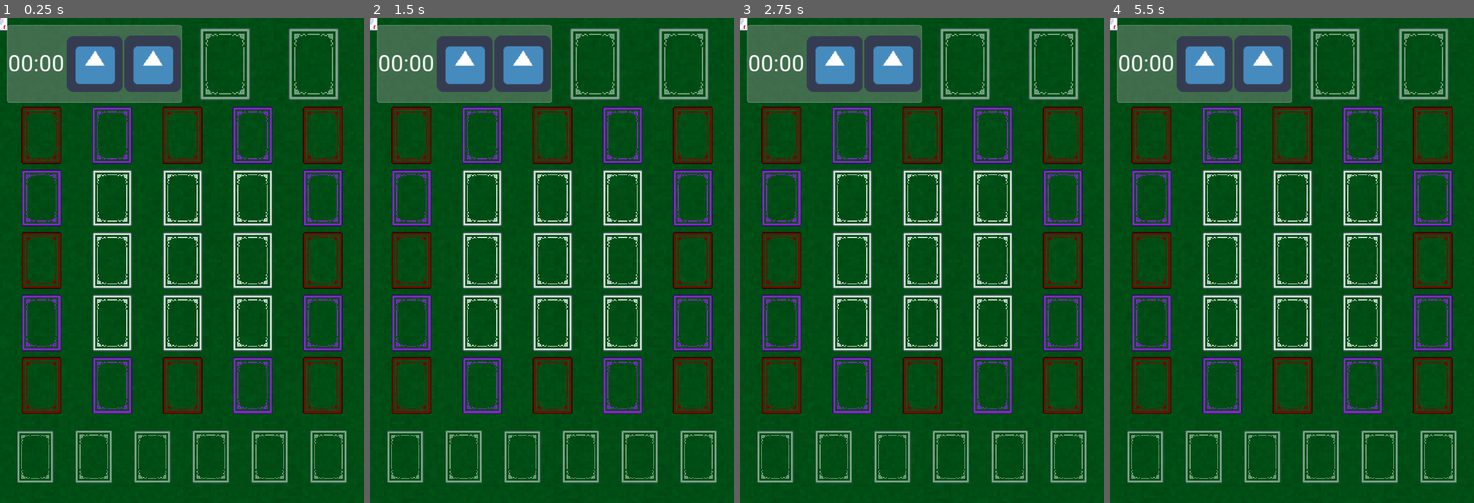
Above: before the commit, frames 1-4 (left to right).
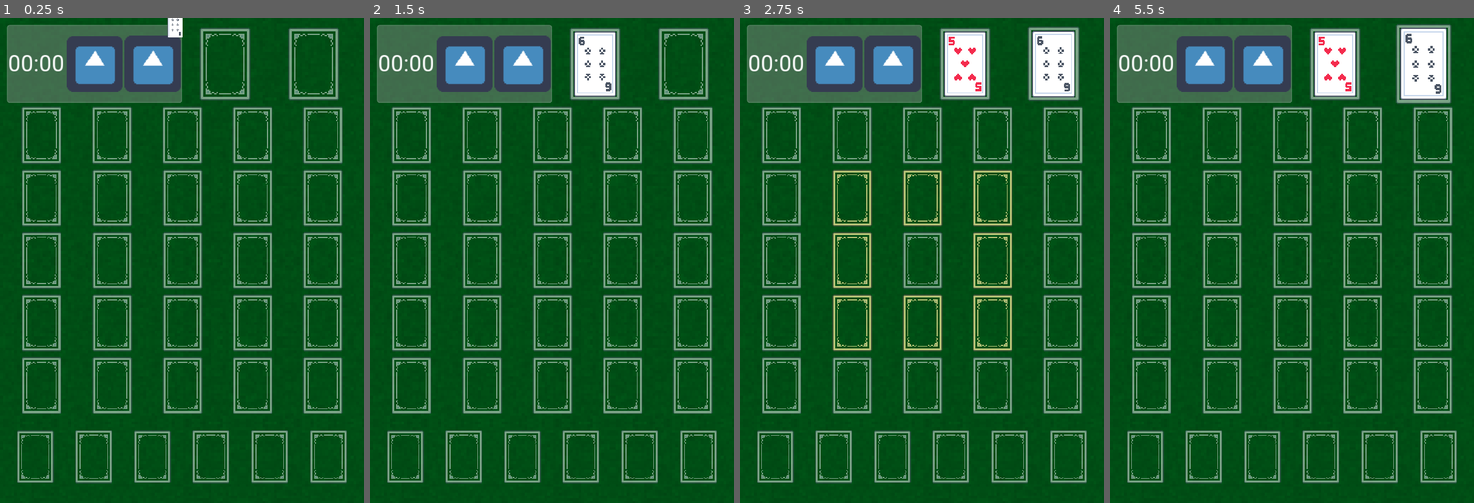
Above: after the commit, the same moments.

Repository: ExplosiveEggshells/godot-gridcannon
Game: Godot game, scene res://scenes/Game.tscn
The game is run twice, just before and just after one commit, with the same random seed, the same clock (stepped at 60 frames per second) and the same inputs. The engine's default icon, where the game draws it, is replaced by a stand-in: a white triangle on a blue panel in a dark square.
Inputs (mouse positions are in pixels of both pictures, inside the frame that each line leads up to):
- Up to frame 1 (0.25 s): no input
- Up to frame 2 (1.5 s): click (464, 61) at 0.5 s; click (522, 61) at 1.25 s
- Up to frame 3 (2.75 s): click (965, 61) at 2.02 s
- Up to frame 4 (5.5 s): click (1423, 61) at 2.77 s; click (1150, 134) at 3.5 s; click (1222, 134) at 4.25 s; click (1292, 134) at 5 s

The runs differ from the first frame. In frame 1, 10% of the frame differs, in the area x 0-95%, y 0-82%; in frame 2, 11%; in frame 3, 13%; in frame 4, 14%.
Error before the commit: Invalid get index 'values' (on base: 'Dictionary'). Did you mean '.values()' or funcref(obj, "values") ? (res://scripts/GameManager.gd:30)

Commit message:
finished setup state

Diff:
--- a/scenes/Card.tscn
+++ b/scenes/Card.tscn
@@ -3,8 +3,8 @@
 [ext_resource path="res://assets/sprites/cards/card_1_1.png" type="Texture" id=1]
 [ext_resource path="res://scripts/Card.gd" type="Script" id=2]
 
-[sub_resource type="CircleShape2D" id=1]
-radius = 35.0143
+[sub_resource type="CapsuleShape2D" id=1]
+radius = 18.0
 
 [node name="Card" type="Position2D"]
 script = ExtResource( 2 )
--- a/scenes/DeckFrame.tscn
+++ b/scenes/DeckFrame.tscn
@@ -1,17 +1,102 @@
-[gd_scene load_steps=5 format=2]
+[gd_scene load_steps=8 format=2]
 
 [ext_resource path="res://scripts/DeckFrame.gd" type="Script" id=1]
 [ext_resource path="res://assets/sprites/cards/card_back_frame.png" type="Texture" id=2]
 [ext_resource path="res://scenes/VirtualDeck.tscn" type="PackedScene" id=3]
 
 [sub_resource type="CircleShape2D" id=1]
-radius = 83.006
+radius = 41.5266
+
+[sub_resource type="Animation" id=2]
+length = 0.001
+tracks/0/type = "value"
+tracks/0/path = NodePath(".:rect_scale")
+tracks/0/interp = 1
+tracks/0/loop_wrap = true
+tracks/0/imported = false
+tracks/0/enabled = true
+tracks/0/keys = {
+"times": PoolRealArray( 0 ),
+"transitions": PoolRealArray( 1 ),
+"update": 0,
+"values": [ Vector2( 1, 1 ) ]
+}
+tracks/1/type = "value"
+tracks/1/path = NodePath(".:modulate")
+tracks/1/interp = 1
+tracks/1/loop_wrap = true
+tracks/1/imported = false
+tracks/1/enabled = true
+tracks/1/keys = {
+"times": PoolRealArray( 0 ),
+"transitions": PoolRealArray( 1 ),
+"update": 0,
+"values": [ Color( 1, 1, 1, 0.482353 ) ]
+}
+tracks/2/type = "value"
+tracks/2/path = NodePath("VirtualDeck:scale")
+tracks/2/interp = 1
+tracks/2/loop_wrap = true
+tracks/2/imported = false
+tracks/2/enabled = false
+tracks/2/keys = {
+"times": PoolRealArray( 0 ),
+"transitions": PoolRealArray( 1 ),
+"update": 0,
+"values": [ Vector2( 1, 1 ) ]
+}
+
+[sub_resource type="Animation" id=3]
+resource_name = "drawable"
+length = 2.0
+loop = true
+tracks/0/type = "value"
+tracks/0/path = NodePath(".:rect_scale")
+tracks/0/interp = 2
+tracks/0/loop_wrap = true
+tracks/0/imported = false
+tracks/0/enabled = true
+tracks/0/keys = {
+"times": PoolRealArray( 0, 1, 2 ),
+"transitions": PoolRealArray( 1, 1, 1 ),
+"update": 0,
+"values": [ Vector2( 1, 1 ), Vector2( 1.1, 1.1 ), Vector2( 1, 1 ) ]
+}
+tracks/1/type = "value"
+tracks/1/path = NodePath("VirtualDeck:scale")
+tracks/1/interp = 1
+tracks/1/loop_wrap = true
+tracks/1/imported = false
+tracks/1/enabled = false
+tracks/1/keys = {
+"times": PoolRealArray( 0, 1, 2 ),
+"transitions": PoolRealArray( 1, 1, 1 ),
+"update": 0,
+"values": [ Vector2( 1, 1 ), Vector2( 0.9, 0.9 ), Vector2( 1, 1 ) ]
+}
+
+[sub_resource type="Animation" id=4]
+resource_name = "receptible"
+loop = true
+tracks/0/type = "value"
+tracks/0/path = NodePath(".:modulate")
+tracks/0/interp = 2
+tracks/0/loop_wrap = false
+tracks/0/imported = false
+tracks/0/enabled = true
+tracks/0/keys = {
+"times": PoolRealArray( 0, 0.5, 1 ),
+"transitions": PoolRealArray( 1, 1, 1 ),
+"update": 0,
+"values": [ Color( 1, 1, 1, 0.482353 ), Color( 1, 0.870588, 0.168627, 1 ), Color( 1, 1, 1, 0.482353 ) ]
+}
 
 [node name="DeckFrame" type="TextureButton"]
 modulate = Color( 1, 1, 1, 0.482353 )
 margin_right = 64.0
 margin_bottom = 128.0
 rect_min_size = Vector2( 64, 64 )
+rect_pivot_offset = Vector2( 32, 64 )
 size_flags_horizontal = 7
 size_flags_vertical = 7
 texture_normal = ExtResource( 2 )
@@ -23,6 +108,7 @@
 [node name="RepivotTimer" type="Timer" parent="."]
 
 [node name="VirtualDeck" parent="." instance=ExtResource( 3 )]
+base_z_index = 55
 
 [node name="DropArea" type="Area2D" parent="."]
 collision_layer = 512
@@ -34,3 +120,7 @@
 shape = SubResource( 1 )
 
 [node name="AnimationPlayer" type="AnimationPlayer" parent="."]
+autoplay = "RESET"
+anims/RESET = SubResource( 2 )
+anims/drawable = SubResource( 3 )
+anims/receptible = SubResource( 4 )
--- a/scenes/Game.tscn
+++ b/scenes/Game.tscn
@@ -1,9 +1,8 @@
-[gd_scene load_steps=10 format=2]
+[gd_scene load_steps=9 format=2]
 
 [ext_resource path="res://assets/sprites/felt_bg.jpg" type="Texture" id=1]
 [ext_resource path="res://scripts/Game.gd" type="Script" id=2]
 [ext_resource path="res://scenes/DeckFrame.tscn" type="PackedScene" id=3]
-[ext_resource path="res://scenes/VirtualDeck.tscn" type="PackedScene" id=4]
 [ext_resource path="res://resources/Roboto.tres" type="DynamicFont" id=5]
 [ext_resource path="res://resources/ThemeDefault.tres" type="Theme" id=6]
 [ext_resource path="res://icon.png" type="Texture" id=7]
@@ -202,6 +201,3 @@
 deck_name = "ploy_5_2"
 initial_deck_type = 3
 auto_register = true
-
-[node name="VirtualDeck" parent="." instance=ExtResource( 4 )]
-position = Vector2( 582, 311 )
--- a/scenes/GameManager.tscn
+++ b/scenes/GameManager.tscn
@@ -1,8 +1,9 @@
-[gd_scene load_steps=4 format=2]
+[gd_scene load_steps=5 format=2]
 
 [ext_resource path="res://scripts/GameManager.gd" type="Script" id=1]
 [ext_resource path="res://scripts/GameState/InitState.gd" type="Script" id=2]
 [ext_resource path="res://scripts/GameState/SetupState.gd" type="Script" id=3]
+[ext_resource path="res://scripts/GameState/SetupRoyalsState.gd" type="Script" id=4]
 
 [node name="GameManager" type="Node"]
 script = ExtResource( 1 )
@@ -17,3 +18,12 @@
 [node name="FirstDrawTimer" type="Timer" parent="Setup"]
 wait_time = 2.0
 one_shot = true
+
+[node name="DrawPauseTimer" type="Timer" parent="Setup"]
+wait_time = 0.5
+
+[node name="SetupRoyals" type="Node" parent="."]
+script = ExtResource( 4 )
+
+[node name="MoveRoyalsTimer" type="Timer" parent="SetupRoyals"]
+one_shot = true
--- a/scripts/Card.gd
+++ b/scripts/Card.gd
@@ -16,7 +16,7 @@
 
 var assigned_vdeck = null
 var deck_scanner_area = null
-var card_type : CardType
+var card_type
 
 
 func _ready():
@@ -30,6 +30,7 @@
 			desired_scale = assigned_vdeck.global_scale
 	else:
 		desired_position = get_viewport().get_mouse_position()
+		card_sprite.z_index = 60
 		if (!Input.is_action_pressed("pointer_select")):
 			end_mouse_follow()
 
@@ -67,3 +68,4 @@
 
 	if (closest_receptible_deck != null):
 		GameManager.move_card_to_deck(self, closest_receptible_deck)
+		GameManager._relay_card_placement(self, closest_receptible_deck)
--- a/scripts/DeckFrame.gd
+++ b/scripts/DeckFrame.gd
@@ -32,7 +32,7 @@
 	# Change the scale of the virtual deck to match the UI Scaling of the deck frame.
 	# Cards in the vdeck will read its scale and adjust themselves accordingly.
 	var resized_scale = Vector2(rect_size.x / default_size.x, rect_size.y / default_size.y)
-	virtual_deck.global_scale = resized_scale
+	virtual_deck.scale = resized_scale
 
 func assign_deck_type() -> void:
 	match initial_deck_type:
--- a/scripts/DeckGridContainer.gd
+++ b/scripts/DeckGridContainer.gd
@@ -33,5 +33,9 @@
 			next_deck.name = deck_name
 			next_deck.deck_name = deck_name
 			next_deck.virtual_deck.deck_type = deck_type
+			next_deck.virtual_deck.grid_x = x
+			next_deck.virtual_deck.grid_y = y
+
 			GameManager.grid_decks[y].append(next_deck.virtual_deck)
+			GameManager.deck_dict[deck_name] = next_deck.virtual_deck
 			next_deck.UpdatePivot()
--- a/scripts/Game.gd
+++ b/scripts/Game.gd
@@ -29,7 +29,6 @@
 
 		GameManager.card_dict[card_ID] = next_card
 
-
 		value += 1
 		if (value > 13):
 			value = 1
--- a/scripts/GameManager.gd
+++ b/scripts/GameManager.gd
@@ -11,6 +11,13 @@
 
 var deck_container = null
 var game_root = null
+var main_deck = null
+
+var rng : RandomNumberGenerator
+
+func _ready():
+	rng = RandomNumberGenerator.new()
+	rng.randomize()
 
 # Registers the card to a new deck, changing it's desired position and potentially
 # deregistering it from the previous deck if applicable.
@@ -26,11 +33,23 @@
 
 	move_card_to_deck(popped_card, target_deck)
 
+func draw_all_cards_from_deck_to_deck(source_deck, target_deck) -> void:
+	while(!source_deck.card_stack.empty()):
+		draw_card_from_deck_to_deck(source_deck, target_deck)
+
+func get_decks_of_type(type) -> Array:
+	var decks = []
+	for y in 5:
+		for x in 5:
+			if (grid_decks[x][y].deck_type == type):
+				decks.append(grid_decks[x][y])
+
+	return decks
+
 func clear_draw_receive_flags() -> void:
-	for deck in deck_dict.values:
-		deck.receptible = false
-		deck.drawable = false
-
+	for deck in deck_dict.values():
+		deck.set_receptible(false)
+		deck.set_drawable(false)
 
 func _relay_card_placement(var card, var vdeck) -> void:
 	emit_signal("card_placed", card, vdeck)
--- a/scripts/GameState/InitState.gd
+++ b/scripts/GameState/InitState.gd
@@ -2,6 +2,7 @@
 
 func update(_delta: float) -> void:
 	if (check_essential_references()):
+		GameManager.main_deck = GameManager.deck_dict["main_deck"]
 		GameManager.transition_to("Setup")
 
 func check_essential_references() -> bool:
--- /dev/null
+++ b/scripts/GameState/SetupRoyalsState.gd
@@ -0,0 +1,48 @@
+extends GameState
+
+var next_card_deck
+
+func _on_card_placed(card, deck) -> void:
+	pass
+
+func handle_input(_event: InputEvent) -> void:
+	pass
+
+func update(_delta: float) -> void:
+	pass
+
+func physics_update(_delta: float) -> void:
+	pass
+
+func enter(_parms := {}) -> void:
+	next_card_deck = GameManager.deck_dict["next_card"]
+
+	$MoveRoyalsTimer.start()
+	yield($MoveRoyalsTimer, "timeout")
+
+	var middle_deck = GameManager.grid_decks[2][2]
+	var main_deck = GameManager.deck_dict["next_card"]
+	GameManager.draw_all_cards_from_deck_to_deck(middle_deck, main_deck)
+
+func prepare_next_royal() -> void:
+	if (next_card_deck.card_stack.empty()):
+		GameManager.transition_to("Round")
+		return
+
+	var next_royal = next_card_deck.top_card()
+
+func get_most_similar_deck(royal_card):
+	var number_decks = GameManager.get_decks_of_type(DeckType.GRID_NUMBER)
+	var max_per_suit = [0, 0, 0, 0]
+	var max_per_suit_cards = [0, 0, 0, 0]
+	var greatest_in_similar_suit = null
+	for card in number_decks:
+		if (card.suit == royal_card.suit):
+			if (greatest_in_similar_suit == null || greatest_in_similar_suit.value < card.value):
+				greatest_in_similar_suit = card
+		elif (card.value > max_per_suit[card.suit-1]):
+			max_per_suit[card.suit-1] = card.value
+			max_per_suit_cards[card.suit-1] = card
+
+	if (greatest_in_similar_suit != null):
+		return greatest_in_similar_suit
--- a/scripts/GameState/SetupState.gd
+++ b/scripts/GameState/SetupState.gd
@@ -1,24 +1,78 @@
 extends GameState
 
+var draw_pause_timer
+var grid_decks_placed = 0
+
 func _ready():
-	$FirstDrawTimer.connect("timeout", self, "draw_first_card")
+	draw_pause_timer = $DrawPauseTimer
+	draw_pause_timer.one_shot = false
 
-	GameManager.connect("_relay_card_placement", self, "_on_card_placed")
+	$FirstDrawTimer.connect("timeout", self, "draw_card")
+#	GameManager.connect("card_placed", self, "_on_card_placed")
 
 func enter(_parms := {}) -> void:
+	var main_deck = GameManager.main_deck
 	GameManager.clear_draw_receive_flags()
 
 	GameManager.game_root.CreateCards()
 	GameManager.deck_container.BuildGrid()
 
-	for card in GameManager.card_dict.values:
-		GameManager.move_card_to_deck(card, GameManager.deck_dict["main_deck"])
+
+	for card in GameManager.card_dict.values():
+		GameManager.move_card_to_deck(card, main_deck)
+
+	main_deck.shuffle()
 
 	$FirstDrawTimer.start()
 
-func draw_first_card() -> void:
-	var from_deck = GameManager.deck_dict["main_deck"]
+func draw_card() -> void:
+	var from_deck = GameManager.main_deck
 	var to_deck = GameManager.deck_dict["next_card"]
+
+	var card = from_deck.top_card()
+
 	GameManager.draw_card_from_deck_to_deck(from_deck, to_deck)
 
-	to_deck.drawable = true
+	draw_pause_timer.start()
+	yield(draw_pause_timer, "timeout")
+
+	match card.card_type:
+		CardType.NUMBER:
+			handle_number_draw(card)
+		CardType.ROYAL:
+			handle_royal_draw(card)
+		CardType.PLOY:
+			handle_ploy_draw(card)
+
+func handle_number_draw(card) -> void:
+	var number_decks = GameManager.get_decks_of_type(DeckType.GRID_NUMBER)
+
+	number_decks.remove(4)		# Remove the middle square
+
+	for deck in number_decks:
+		var top_card = deck.top_card()
+		if (top_card == null):
+			deck.set_receptible(true)
+
+	GameManager.deck_dict["next_card"].set_drawable(true)
+
+	yield(GameManager, "card_placed")
+	GameManager.clear_draw_receive_flags()
+
+	grid_decks_placed += 1
+
+	if (grid_decks_placed >= 8):
+		GameManager.transition_to("SetupRoyals")
+	else:
+		draw_card()
+
+func handle_royal_draw(card) -> void:
+	GameManager.move_card_to_deck(card, GameManager.grid_decks[2][2])
+
+	draw_card()
+
+func handle_ploy_draw(card) -> void:
+	var target_deck = GameManager.deck_dict["ploy_" + card.name]
+	GameManager.move_card_to_deck(card, target_deck)
+
+	draw_card()
--- a/scripts/GameState/StateMachine.gd
+++ b/scripts/GameState/StateMachine.gd
@@ -40,6 +40,7 @@
 # and calls its enter function.
 # It optionally takes a `msg` dictionary to pass to the next state's enter() function.
 func transition_to(target_state_name: String, msg: Dictionary = {}) -> void:
+	print(target_state_name)
 	if not has_node(target_state_name):
 		return
 
--- a/scripts/VirtualDeck.gd
+++ b/scripts/VirtualDeck.gd
@@ -2,12 +2,21 @@
 
 export(int) var base_z_index = 1
 
-var drawable = true		# Can a card be moved from this deck by the player?
-var receptible = true		# Can a card be moved onto this deck by the player?
+var drawable = false		# Can a card be moved from this deck by the player?
+var receptible = false		# Can a card be moved onto this deck by the player?
 
-var associated_frame : TextureRect
+var grid_x = -1
+var grid_y = -1
+
+var associated_frame : TextureButton
+var animation_player : AnimationPlayer
 var card_stack = []
 var deck_type
+
+func _ready():
+	associated_frame = get_parent()
+	animation_player = get_parent().get_node("AnimationPlayer")
+	assert(animation_player != null)
 
 func PushCard(var card : Position2D):
 	card.assigned_vdeck = self
@@ -22,7 +31,7 @@
 
 	var popped_card = card_stack.pop_back()
 	popped_card.assigned_vdeck = null
-	popped_card.z_index = 0
+	popped_card.z_index = base_z_index + 1
 	UpdateZIndices()
 
 	if (get_node):
@@ -30,11 +39,16 @@
 	else:
 		return popped_card.name
 
+func top_card() -> Position2D:
+	if (!card_stack.empty()):
+		return card_stack.back()
+	return null
+
 # Removes a specific card from the vdeck.
 func RemoveCard(var card):
 	card_stack.remove(card_stack.find(card))
 	card.assigned_vdeck = null
-	card.z_index = 0
+	card.z_index = base_z_index + 1
 
 	UpdateZIndices()
 
@@ -45,6 +59,33 @@
 	for i in current_size:
 		card_stack[i].z_index = -current_size + i + base_z_index
 
+func shuffle() -> void:
+	var current_size = card_stack.size()
+	for i in (current_size - 1):
+		var swap_pos = GameManager.rng.randi_range(0, current_size - 1)
+		var swap_card = card_stack[swap_pos]
+
+		card_stack[swap_pos] = card_stack[i]
+		card_stack[i] = swap_card
+
+	UpdateZIndices()
+
+func set_receptible(state : bool) -> void:
+	receptible = state
+	update_animation_state()
+
+func set_drawable(state: bool) -> void:
+	drawable = state
+	update_animation_state()
+
+func update_animation_state() -> void:
+	if (drawable):
+		animation_player.play("drawable")
+	elif (receptible):
+		animation_player.play("receptible")
+	else:
+		animation_player.play("RESET")
+
 func on_deck_pressed() -> void:
 	if (drawable):
 		if (card_stack.empty()):
